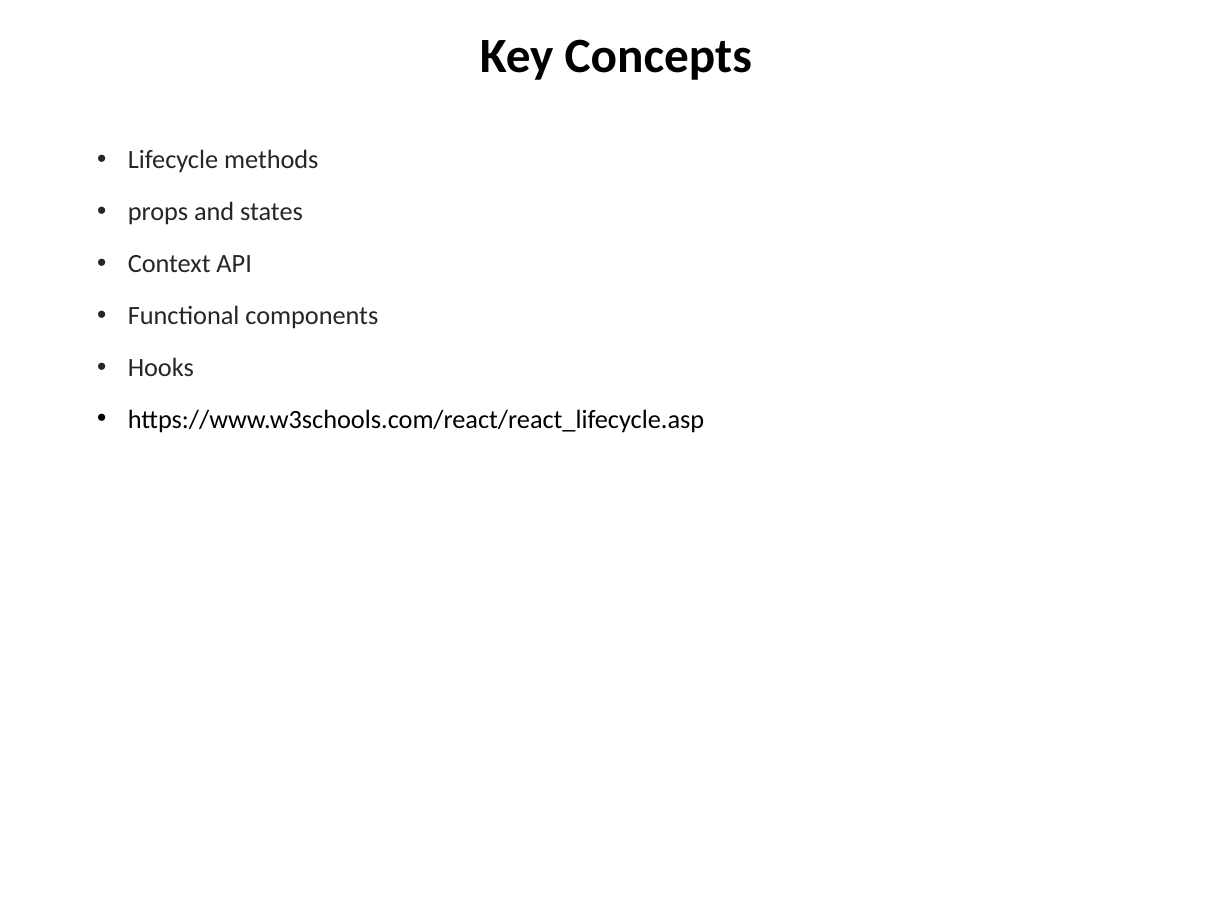
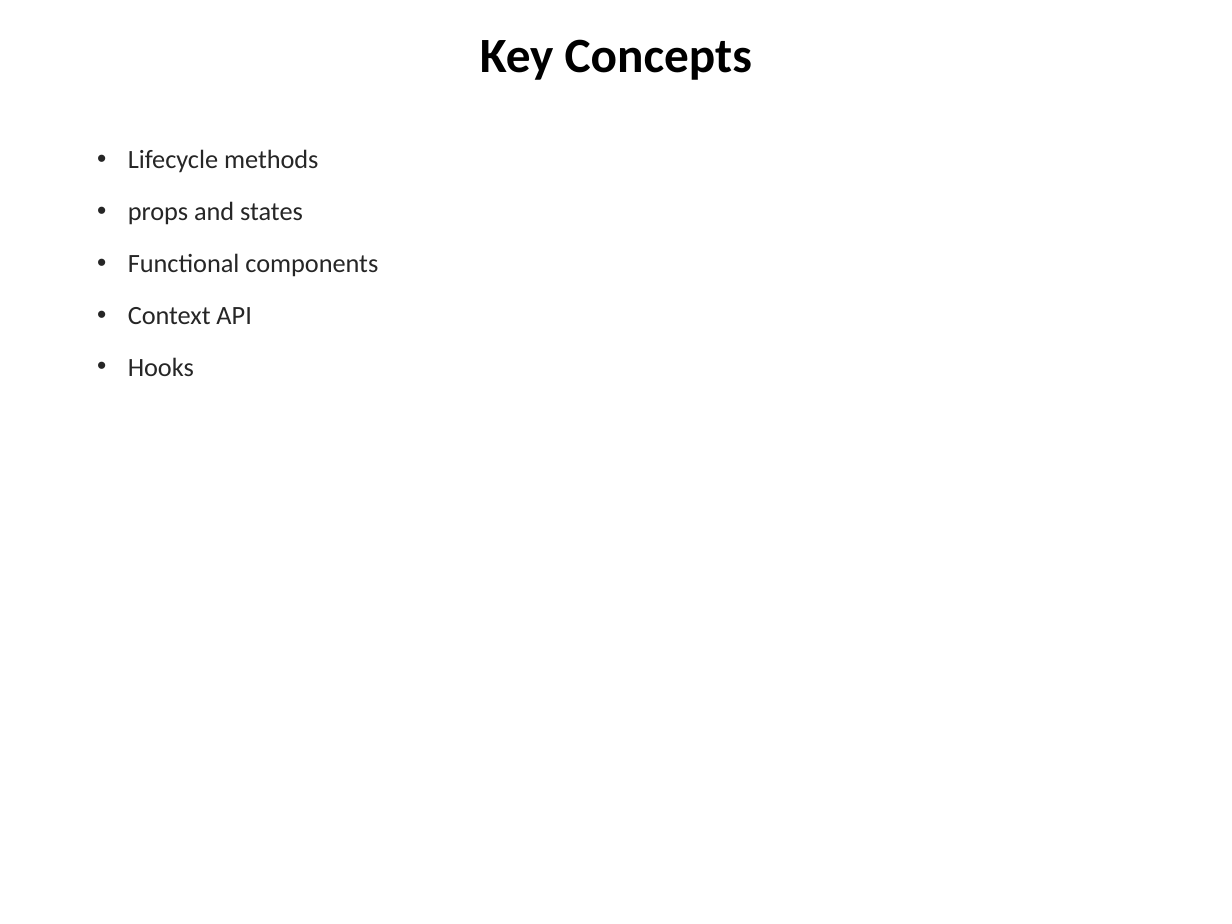
Before and after one commit to chuacw/SGUS-Slides, a slide deck: slide 6 of BCI - Day12 - Reactjs 1 Intro.pptx. Drawn at 1232x924 pixels with LibreOffice and Linux fonts; fonts in the diff are those of the drawing. Boxes give left, top, right and bottom in pixels: in the first picture for what was removed or moved away, otherwise in the second. Text is boxed around its words. In the diff, an @@ line names an element or a change of style, - is before the commit and + after.

```diff
--- a/BCI - Day12 - Reactjs 1 Intro.pptx
+++ b/BCI - Day12 - Reactjs 1 Intro.pptx
@@ text at box(128, 253, 378, 277): paragraph added @@
+• Functional components
@@ text at box(128, 305, 378, 329): paragraph removed @@
-• Functional components
@@ text at box(128, 307, 251, 324): size 15.4 to 15.3 pt in "Context API" @@
@@ text at box(128, 409, 704, 433): paragraph removed @@
-• https://www.w3schools.com/react/react_lifecycle.asp
```
Also in this commit, not shown: 1 other slide changed, 9 slides added, 1 slide removed, 6 other files.
